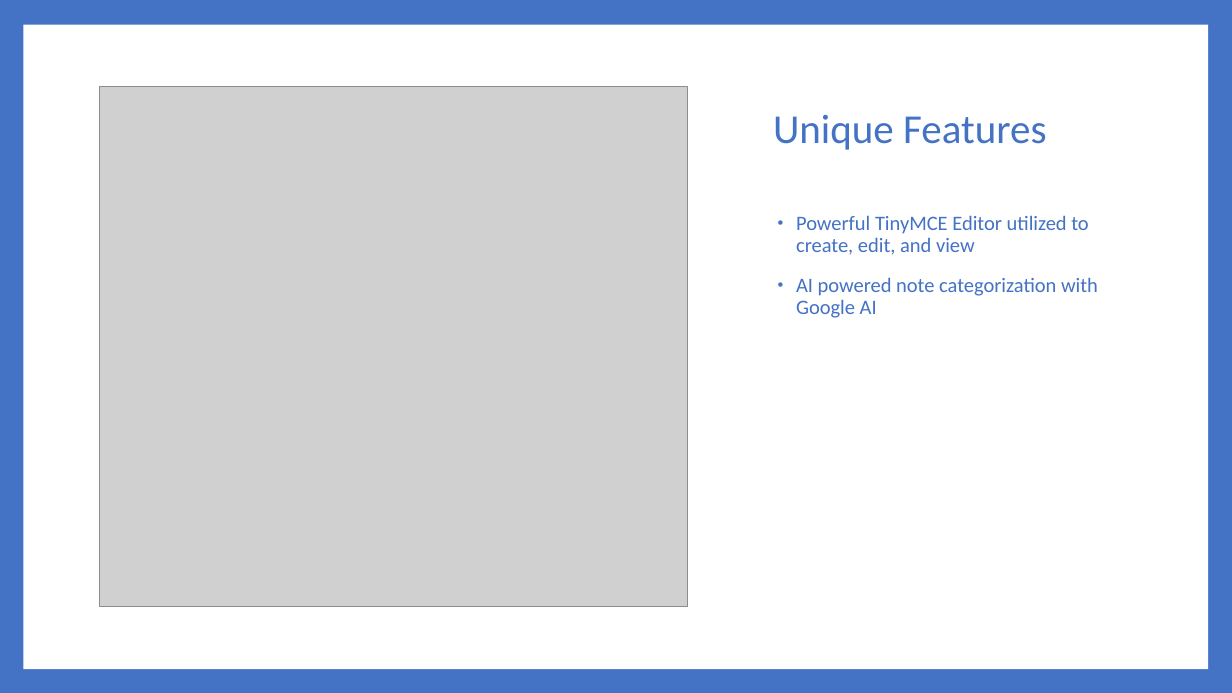
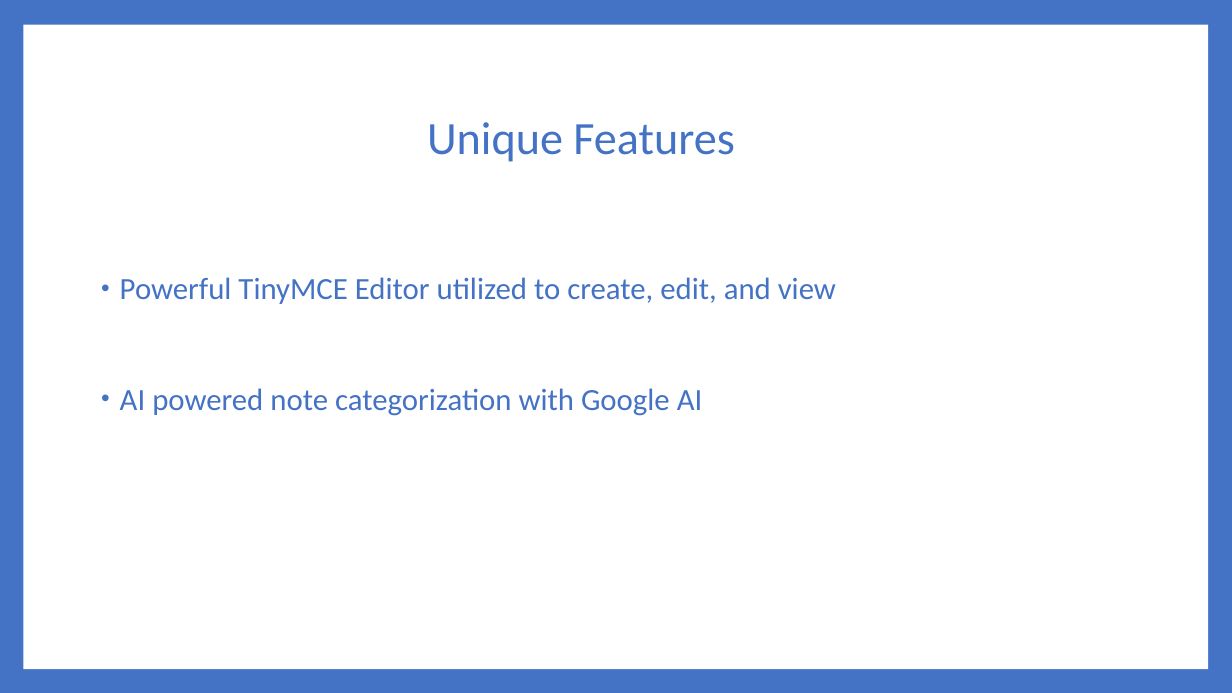
Before and after one commit to Dwaddle26/EncryptNotes, a slide deck: slide 6 of Final_Presentation/Team_4_Final_Presentation.pptx. Drawn at 1232x693 pixels with LibreOffice and Linux fonts; fonts in the diff are those of the drawing; grey boxes stand for pictures. Boxes give left, top, right and bottom in pixels: in the first picture for what was removed or moved away, otherwise in the second. Text is boxed around its words. In the diff, an @@ line names an element or a change of style, - is before the commit and + after.

```diff
--- a/Final_Presentation/Team_4_Final_Presentation.pptx
+++ b/Final_Presentation/Team_4_Final_Presentation.pptx
@@ picture removed at bbox=[99, 87, 688, 606] @@
@@ title "Unique Features": place and size @@
-title "Unique Features" at bbox=[773, 115, 1047, 150]
+title "Unique Features" at bbox=[427, 122, 734, 162]
@@ title "Unique Features" at bbox=[427, 122, 734, 162]: size 32 to 36 pt @@
@@ text "Powerful TinyMCE Editor utilized to ...": place and size @@
-text "Powerful TinyMCE Editor utilized to ..." at bbox=[796, 215, 1098, 318]
+text "Powerful TinyMCE Editor utilized to ..." at bbox=[120, 277, 836, 416]
@@ text "Powerful TinyMCE Editor utilized to ..." at bbox=[120, 277, 836, 416]: size 16 to 24 pt; line spacing 0.9 to 2.5 @@
```
Also in this commit, not shown: 3 other slides changed.
